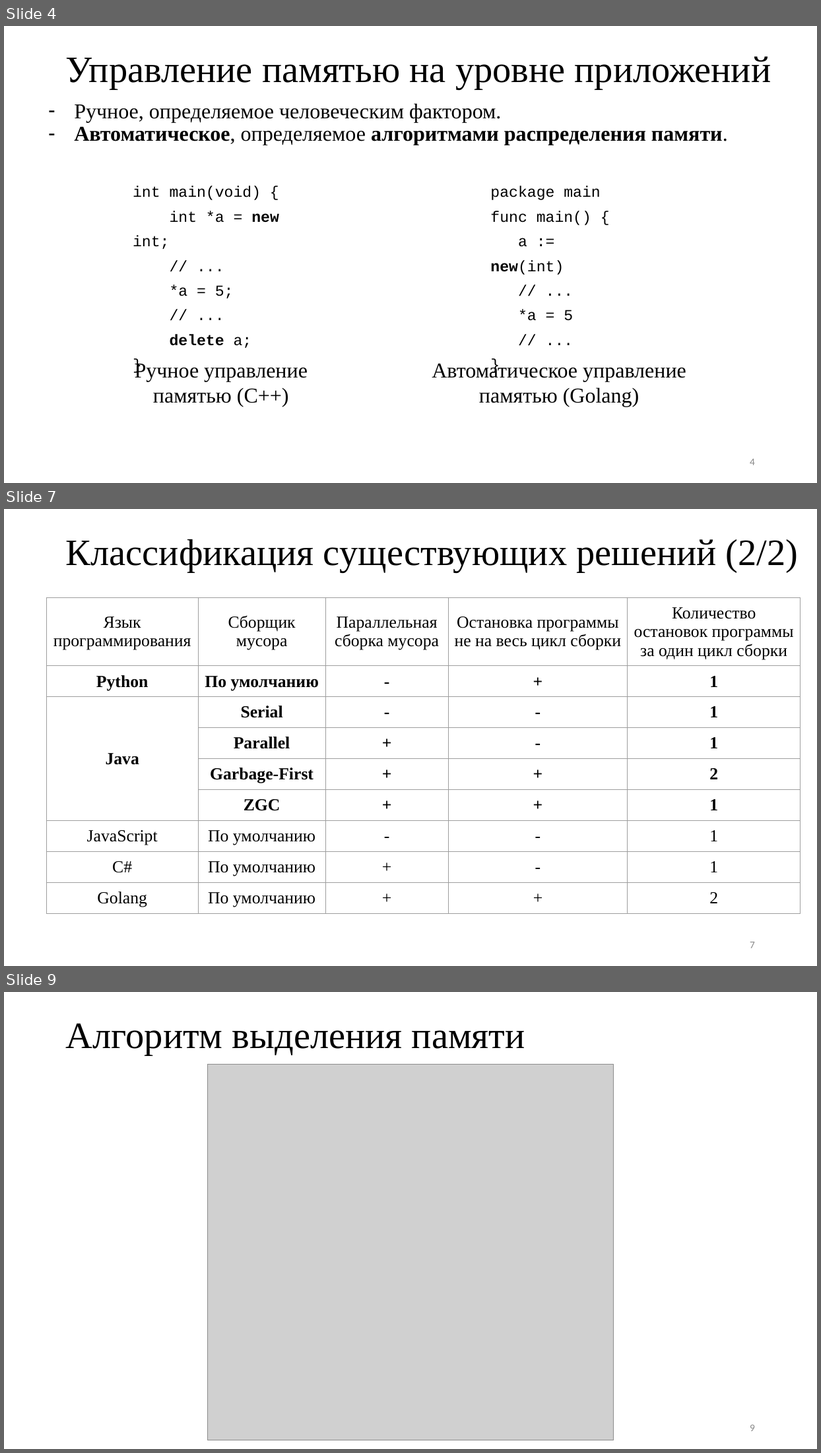
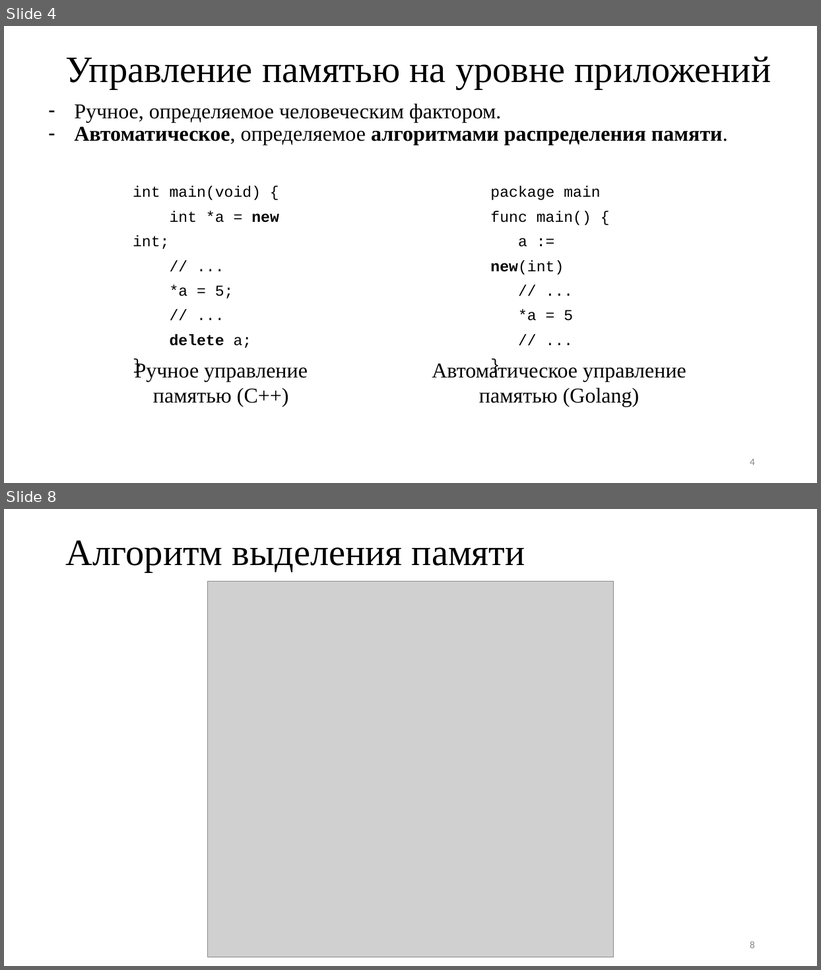
Before and after one commit to Inspirate789/alloc, a slide deck: docs/presentation/bachelor-thesis.pptx. Shown one above the other, each under a label of ours: slides 4, 7 and 9 before the commit, slides 4 and 8 after it; the slides between them are not shown. The pictures are 821x1453 and 821x970 pixels, drawn with LibreOffice and Linux fonts; fonts in the diff are those of the drawing; grey boxes stand for pictures. Boxes give left, top, right and bottom in pixels: in the first picture for what was removed or moved away, otherwise in the second. Text is boxed around its words. In the diff, an @@ line names an element or a change of style, - is before the commit and + after.

```diff
--- a/docs/presentation/bachelor-thesis.pptx
+++ b/docs/presentation/bachelor-thesis.pptx
@@ slide 7 removed at (x1=4, y1=509, x2=817, y2=966), background #FFFFFF @@
@@ title removed at (x1=66, y1=539, x2=799, y2=572) @@
-Классификация существующих решений (2/2)
@@ table removed at (x1=47, y1=597, x2=801, y2=910), 9 rows, 5 columns @@
-Язык программирования | Сборщик мусора | Параллельная сборка мусора | Остановка программы не на весь цикл сборки | Количество остановок программы за один цикл сборки
-Python | По умолчанию | - | + | 1
-Java | Serial | - | - | 1
- | Parallel | + | - | 1
- | Garbage-First | + | + | 2
- | ZGC | + | + | 1
-JavaScript | По умолчанию | - | - | 1
-C# | По умолчанию | + | - | 1
-Golang | По умолчанию | + | + | 2
@@ page number removed at (x1=750, y1=942, x2=755, y2=949) @@
-7
@@ what was slide 9 is now slide 8 @@
@@ page number at (x1=750, y1=941, x2=755, y2=949): text changed @@
-9
+8
```
Also in this commit, not shown: 7 slides changed, 4 slides added, 3 other slides removed, 13 other files.
